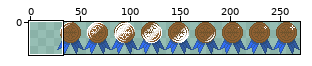
Two versions of one sprite sheet, assets/images/rank-small-bronze.png. Above: a wide view before the commit, with the close-up outlined.
Close-up. Before the edit:
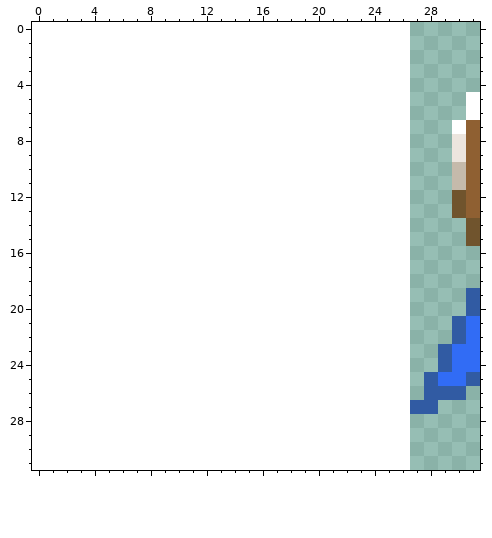
The file is 243x32 pixels. Colours within 5 levels of each other are drawn and written as one. Shown: x 0..31, y 0..31. The old version is drawn lined up with the new one, on the new canvas.
New version:
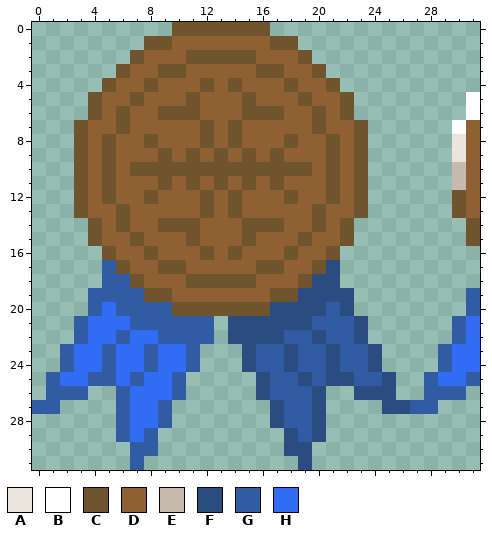
Palette (. is transparent): A #ece5de  B #ffffff  C #70542d  D #8f6032  E #c5baab  F #2a4c80  G #315ba3  H #316cf5
Commit: Finish adding rank icons to level select items.
Change:
canvas 243x32 -> 270x32, the old top-left corner now at 27,0
y 0: x 10..16 ....... -> CCCCCCC
y 1: x 8..18 ........... -> CCDDDDDDDCC
y 2: x 7..19 ............. -> CDDDCCCCCDDDC
y 3: x 6..20 ............... -> CDDCCDDDDDCCDDC
y 4: x 5..21 ................. -> CDDCDDDCDCDDDCDDC
y 5: x 4..22 ................... -> CDDCDDDCDDDCDDDCDDC
y 6: x 4..22 ................... -> CDCDDCCCDDDCCCDDCDC
y 7: x 3..23 ..................... -> CDDCDDDDDCDCDDDDDCDDC
y 8: x 3..23 ..................... -> CDCDDCDDDCDCDDDCDDCDC
y 9: x 3..23 ..................... -> CDCDDDCDCDCDCDCDDDCDC
y 10: x 3..23 ..................... -> CDCDCCCCCCCCCCCCCDCDC
y 11: x 3..23 ..................... -> CDCDDDCDCDCDCDCDDDCDC
y 12: x 3..23 ..................... -> CDCDDCDDDCDCDDDCDDCDC
y 13: x 3..23 ..................... -> CDDCDDDDDCDCDDDDDCDDC
y 14: x 4..22 ................... -> CDCDDCCCDDDCCCDDCDC
y 15: x 4..22 ................... -> CDDCDDDCDDDCDDDCDDC
y 16: x 5..21 ................. -> CDDCDDDCDCDDDCDDC
y 17: x 5..21 ................. -> GCDDCCDDDDDCCDDCF
y 18: x 5..21 ................. -> GGCDDDCCCCCDDDCFF
y 19: x 4..22 ................... -> GGGGCCDDDDDDDCCFFFF
y 20: x 4..22 ................... -> GHGGGGCCCCCCCFFFFGF
y 21: x 3..12 .......... -> GHHHGGGGGG; x 14..23 .......... -> FFFFFFGGGF
y 22: x 3..12 .......... -> GHHGHHGGGG; x 14..23 .......... -> FFFFGGFGGF
y 23..24: x 2..11 .......... -> GHHGHHGHHG; x 15..24 .......... -> FGGFGGFGGF
y 25: x 1..10 .......... -> GHHGGHGHHG; x 16..25 .......... -> FGGFGFFGGF
y 26: x 1..3 ... -> GGG; x 6..10 ..... -> GHHHG; x 16..20 ..... -> FGGGF; x 23..25 ... -> FFF
y 27: x 0..1 .. -> GG; x 6..9 .... -> GHHG; x 17..20 .... -> FGGF; x 25..26 .. -> FF
y 28: x 6..9 .... -> GHHG; x 17..20 .... -> FGGF
y 29: x 6..8 ... -> GHG; x 18..20 ... -> FGF
y 30: x 7..8 .. -> GG; x 18..19 .. -> FF
y 31: x 7 . -> G; x 19 . -> F
Pixel boxes of the changes (left, top, right, bottom) in both close-ups:
added: (32, 22, 410, 470)
